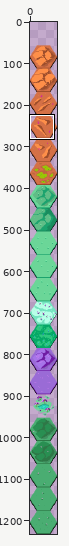
Two versions of one sprite sheet, tilesets-hexarealm.png. The picture above shows the old version from afar; the outline marks the close-up.
Close-up. First the earlier version:
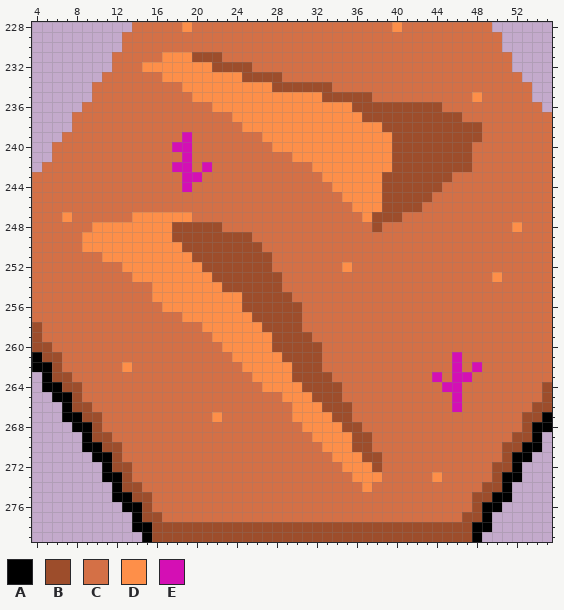
The file is 64x1176 pixels. Colours within 5 levels of each other are drawn and written as one. Shown: x 4..55, y 228..279. The old version is drawn lined up with the new one, on the new canvas. The commit also changed other parts of the picture, which this record leaves out.
Palette (. is transparent): A #000000  B #9d4d2b  C #d47046  D #fe8f49  E #d40fb4
Pixels before (only the part around the change), first column x 4:
228 ..........CCCCCDCCCCCCCCCCCCCCCCCCCCDCCCCCCCCC......
229 .........CCCCCCCCCCCCCCCCCCCCCCCCCCCCCCCCCCCCCC.....
230 .........CCCCCCCCCCCCCCCCCCCCCCCCCCCCCCCCCCCCCC.....
231 ........CCCCCDDDBBBCCCCCCCCCCCCCCCCCCCCCCCCCCCCC....
232 ........CCCDDDDDDDBBBBCCCCCCCCCCCCCCCCCCCCCCCCCC....
233 .......CCCCCCDDDDDDDDBBBBCCCCCCCCCCCCCCCCCCCCCCCC...
234 ......CCCCCCCCCDDDDDDDDDBBBBBBCCCCCCCCCCCCCCCCCCCC..
235 ......CCCCCCCCCCDDDDDDDDDDDDDBBBBBCCCCCCCCCCDCCCCC..
236 .....CCCCCCCCCCCCCDDDDDDDDDDDDDDBBBBBBBBBCCCCCCCCCC.
237 ....CCCCCCCCCCCCCCCCDDDDDDDDDDDDDBBBBBBBBBBCCCCCCCCC
238 ....CCCCCCCCCCCCCCCCCDDDDDDDDDDDDDDBBBBBBBBBBCCCCCCC
239 ...CCCCCCCCCCCCECCCCCCCDDDDDDDDDDDDDBBBBBBBBBCCCCCCC
240 ..CCCCCCCCCCCCEECCCCCCCCDDDDDDDDDDDDBBBBBBBBCCCCCCCC
241 ..CCCCCCCCCCCCCECCCCCCCCCCDDDDDDDDDDBBBBBBBBCCCCCCCC
242 .CCCCCCCCCCCCCEECECCCCCCCCCCDDDDDDDDBBBBBBBBCCCCCCCC
243 CCCCCCCCCCCCCCCEECCCCCCCCCCCCDDDDDDBBBBBBBCCCCCCCCCC
244 CCCCCCCCCCCCCCCECCCCCCCCCCCCCCDDDDDBBBBBBCCCCCCCCCCC
245 CCCCCCCCCCCCCCCCCCCCCCCCCCCCCCCDDDDBBBBBCCCCCCCCCCCC
246 CCCCCCCCCCCCCCCCCCCCCCCCCCCCCCCCDDDBBBBCCCCCCCCCCCCC
247 CCCDCCCCCCDDDDDDCCCCCCCCCCCCCCCCCDBBBCCCCCCCCCCCCCCC
248 CCCCCCDDDDDDDDBBBBBCCCCCCCCCCCCCCCBCCCCCCCCCCCCCDCCC
249 CCCCCDDDDDDDDDBBBBBBBBCCCCCCCCCCCCCCCCCCCCCCCCCCCCCC
250 CCCCCDDDDDDDDDDBBBBBBBBCCCCCCCCCCCCCCCCCCCCCCCCCCCCC
251 CCCCCCCDDDDDDDDDBBBBBBBBCCCCCCCCCCCCCCCCCCCCCCCCCCCC
252 CCCCCCCCCDDDDDDDDBBBBBBBCCCCCCCDCCCCCCCCCCCCCCCCCCCC
253 CCCCCCCCCCDDDDDDDDBBBBBBBCCCCCCCCCCCCCCCCCCCCCDCCCCC
254 CCCCCCCCCCCCDDDDDDDBBBBBBCCCCCCCCCCCCCCCCCCCCCCCCCCC
255 CCCCCCCCCCCCDDDDDDDDDBBBBBCCCCCCCCCCCCCCCCCCCCCCCCCC
256 CCCCCCCCCCCCCDDDDDDDDBBBBBBCCCCCCCCCCCCCCCCCCCCCCCCC
257 CCCCCCCCCCCCCCCDDDDDDDBBBBBCCCCCCCCCCCCCCCCCCCCCCCCC
258 BCCCCCCCCCCCCCCCCDDDDDDBBBBCCCCCCCCCCCCCCCCCCCCCCCCC
259 BCCCCCCCCCCCCCCCCCDDDDDDBBBBCCCCCCCCCCCCCCCCCCCCCCCC
260 BBCCCCCCCCCCCCCCCCCDDDDDBBBBBCCCCCCCCCCCCCCCCCCCCCCC
261 ABBCCCCCCCCCCCCCCCCCDDDDDBBBBCCCCCCCCCCCCCECCCCCCCCC
262 AABCCCCCCDCCCCCCCCCCCDDDDDBBBCCCCCCCCCCCCCECECCCCCCC
263 .ABBCCCCCCCCCCCCCCCCCCDDDDBBBBCCCCCCCCCCECEECCCCCCCC
264 .AABBCCCCCCCCCCCCCCCCCCDDDDBBBBCCCCCCCCCCEECCCCCCCCB
265 ..AABCCCCCCCCCCCCCCCCCCCCDDDBBBCCCCCCCCCCCECCCCCCCCB
266 ...ABBCCCCCCCCCCCCCCCCCCCCDDDBBBCCCCCCCCCCECCCCCCCBB
267 ...AABBCCCCCCCCCCCDCCCCCCCDDDDBBCCCCCCCCCCCCCCCCCBBA
268 ....AABCCCCCCCCCCCCCCCCCCCCDDDDBBCCCCCCCCCCCCCCCCBAA
269 .....ABBCCCCCCCCCCCCCCCCCCCCDDDDBBCCCCCCCCCCCCCCBBA.
270 .....AABBCCCCCCCCCCCCCCCCCCCCDDDBBCCCCCCCCCCCCCBBAA.
271 ......AABCCCCCCCCCCCCCCCCCCCCCDDDBBCCCCCCCCCCCCBAA..
272 .......ABBCCCCCCCCCCCCCCCCCCCCCDDDBCCCCCCCCCCCBBA...
273 .......AABCCCCCCCCCCCCCCCCCCCCCCDDDCCCCCDCCCCCBAA...
274 ........ABBCCCCCCCCCCCCCCCCCCCCCCDCCCCCCCCCCCBBA....
275 ........AABBCCCCCCCCCCCCCCCCCCCCCCCCCCCCCCCCBBAA....
276 .........AABCCCCCCCCCCCCCCCCCCCCCCCCCCCCCCCCBAA.....
277 ..........ABBCCCCCCCCCCCCCCCCCCCCCCCCCCCCCCBBA......
278 ..........AABBBBBBBBBBBBBBBBBBBBBBBBBBBBBBBBAA......
279 ...........ABBBBBBBBBBBBBBBBBBBBBBBBBBBBBBBBA.......
After the commit:
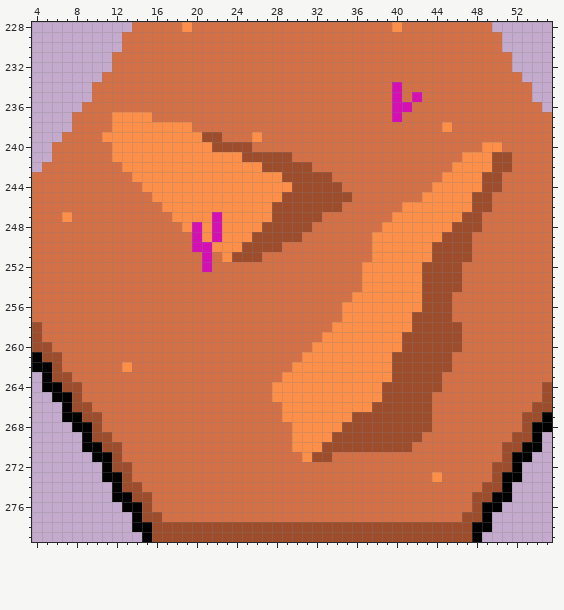
Diff:
canvas 64x1176 -> 64x1232, the old top-left corner now at 0,56
Changed rows in their new state; - is an unchanged pixel.
first column x 9:
231 --------CCCCCC------------------------------
232 ------CCCCCCCCCCC---------------------------
233 --------CCCCCCCCCCCC------------------------
234 ----------CCCCCCCCCCCCCCC------E------------
235 -----------CCCCCCCCCCCCCCCCCC--E-E-----C----
236 -------------CCCCCCCCCCCCCCCCCCEECCC--------
237 ---DDDD--------CCCCCCCCCCCCCCCCECCCCCC------
238 ---DDDDDDDD-----CCCCCCCCCCCCCCCCCCCCDCCC----
239 --DDDDDDDDDDBB---DCCCCCCCCCCCCCCCCCCCCCC----
240 ---DDDDDDDDDDBBBB--CCCCCCCCCCCCCCCCCCCC-DD--
241 ---DDDDDDDDDDDDDBBBBBCCCCCCCCCCCCCCCCCDDDBB-
242 ----DDDDDDDDDDDDDDBBBBBCCCCCCCCCCCCCCDDDDBB-
243 -----DDDDDDDDDDDDDDDBBBBBCCCCCCCCCCCDDDDBB--
244 ------DDDDDDDDDDDDDDDBBBBBCCCCCCCCCDDDDDBB--
245 -------DDDDDDDDDDDDDBBBBBBBCCCCCCCDDDDDBB---
246 --------DDDDDDDDDDDBBBBBBB-CCCCCDDDDDDDBB---
247 -----CCCC--DDEDDDDDBBBBB----CCCDDDDDDDBB----
248 -CCCCCCCCCDEDEDDDDBBBBB------CDDDDDDDBBB---C
249 CCCCCCCCCCCEDEDDDBBBBB-------DDDDDDDBBB-----
250 CCCCCCCCCCCEEDDD--BB---------DDDDDDBBBB-----
251 --CCCCCCCCCCECD---C----------DDDDDDBBBB-----
252 ----CCCCCCCCECCCCCC-------C-DDDDDDBBBB------
253 -----CCCCCCCCCCCCCCC--------DDDDDDBBBB---C--
254 -------CCCCCCCCCCCCC--------DDDDDDBBBB------
255 -------CCCCCCCCCCCCCC------DDDDDDDBBB-------
256 --------CCCCCCCCCCCCCC----DDDDDDDDBBB-------
257 ----------CCCCCCCCCCCC----DDDDDDDBBBB-------
258 ------------CCCCCCCCCC---DDDDDDDDBBBBB------
259 -------------CCCCCCCCCC-DDDDDDDDBBBBBB------
260 --------------CCCCCCCCCDDDDDDDDDBBBBBB------
261 ---------------CCCCCCCDDDDDDDDDBBBBBBC------
262 ----------------CCCCCDDDDDDDDDDBBBBBBC-C----
263 -----------------CCC-DDDDDDDDDDBBBBB-CC-----
264 ------------------C---DDDDDDDDBBBBBBCC------
265 -------------------D---DDDDDDDBBBBB--C------
266 --------------------D---DDDDDBBBBBB--C------
267 -------------C------D----DDBBBBBBBB---------
268 ---------------------D------BBBBBBB---------
269 ---------------------DD--BB--BBBBB----------
270 ---------------------DDDBBB--BBBB-----------
271 ----------------------DBBCCCCC--------------
272 --------------------------CCCC--------------
273 ---------------------------CCC--------------
274 ----------------------------C---------------
Changed places in both close-ups, as pixel boxes (x1, y1, x2, y2):
changed: (82, 52, 522, 492)
